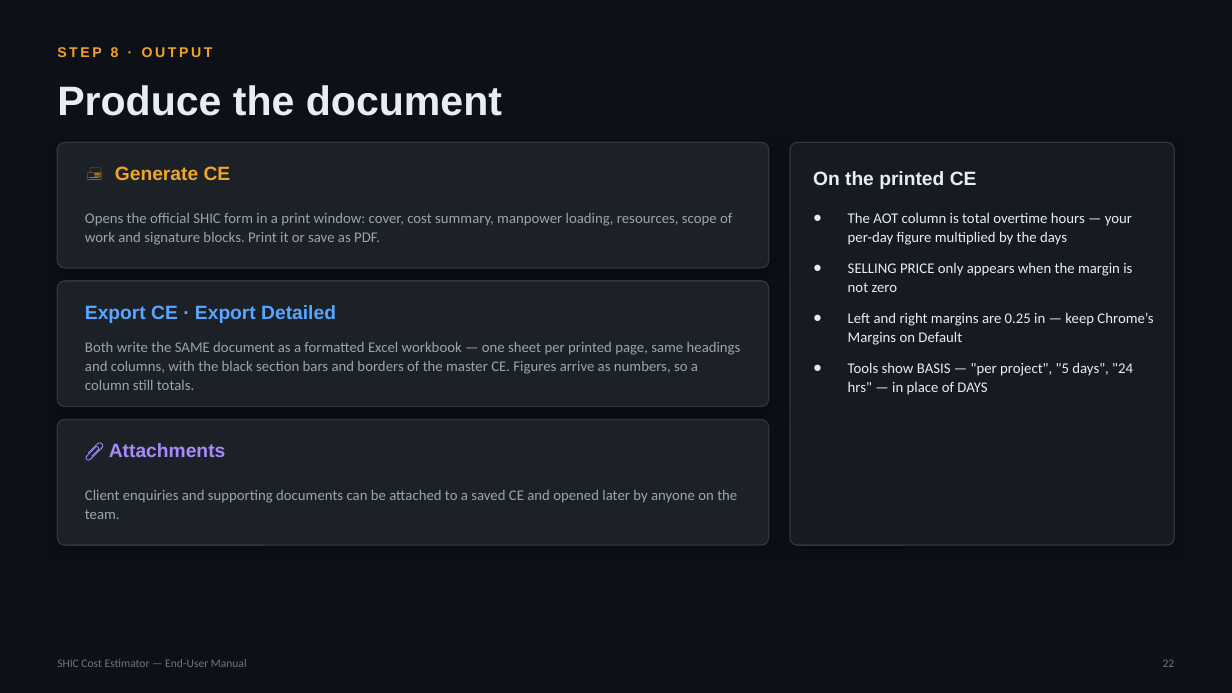
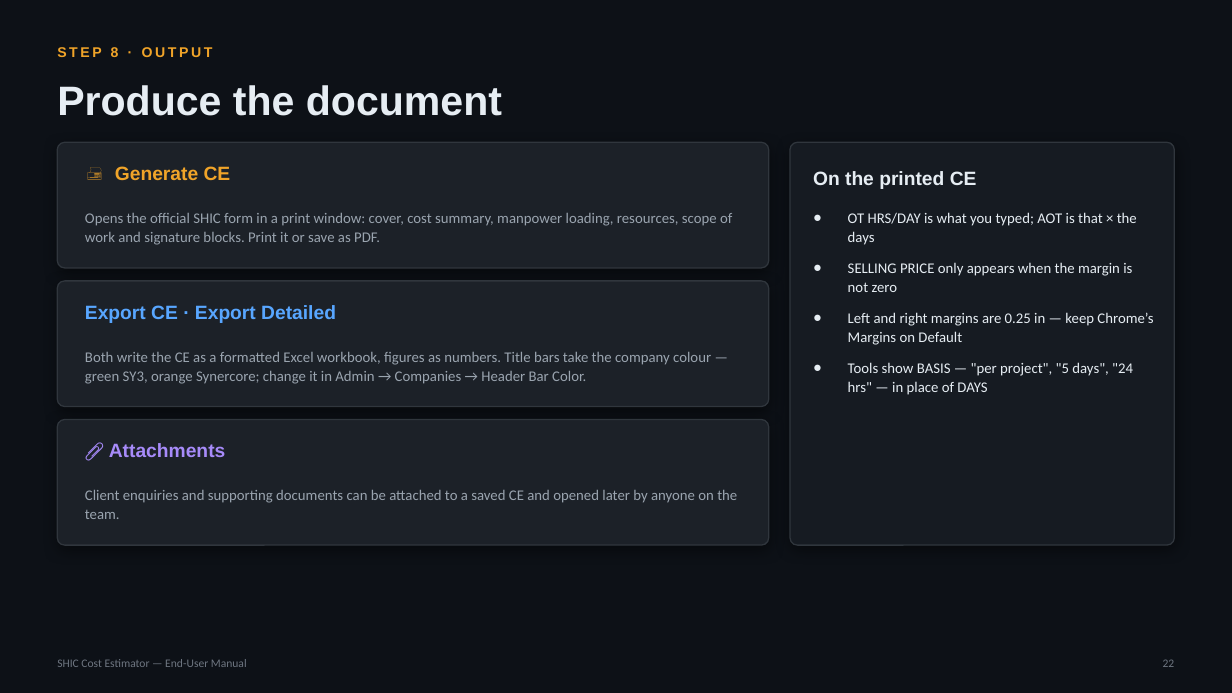
Before and after one commit to SYNERCORE/CostEstimation, a slide deck: slide 22 of docs/SHIC-Cost-Estimator-User-Manual.pptx. Drawn at 1232x693 pixels with LibreOffice and Linux fonts; fonts in the diff are those of the drawing. Boxes give left, top, right and bottom in pixels: in the first picture for what was removed or moved away, otherwise in the second. Text is boxed around its words. In the diff, an @@ line names an element or a change of style, - is before the commit and + after.

```diff
--- a/docs/SHIC-Cost-Estimator-User-Manual.pptx
+++ b/docs/SHIC-Cost-Estimator-User-Manual.pptx
@@ text at (848, 212, 1137, 245): text changed @@
-● The AOT column is total overtime hours — your per-day figure multiplied by the days
+● OT HRS/DAY is what you typed; AOT is that × the days
@@ text at (85, 352, 711, 384): text changed @@
-Both write the SAME document as a formatted Excel workbook — one sheet per printed page, same headings and columns, with the black section bars and borders of the master CE. Figures arrive as numbers, so a column still totals.
+Both write the CE as a formatted Excel workbook, figures as numbers. Title bars take the company colour — green SY3, orange Synercore; change it in Admin → Companies → Header Bar Color.
```
Also in this commit, not shown: 2 other slides changed.
